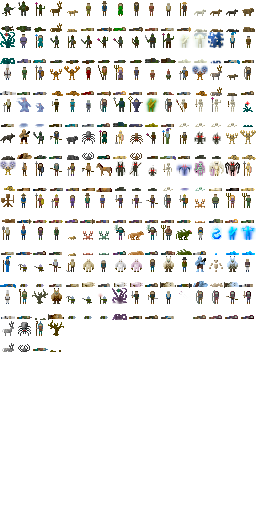
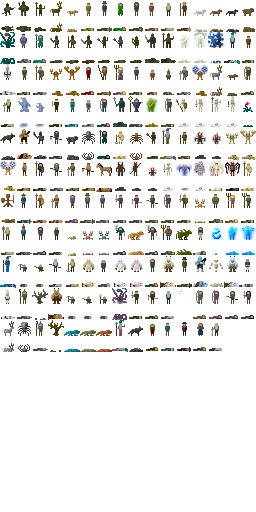
Two versions of the same layered image (256×512). Layer-by-layer changes:
painted on "Background" over [64, 320, 222, 352]
